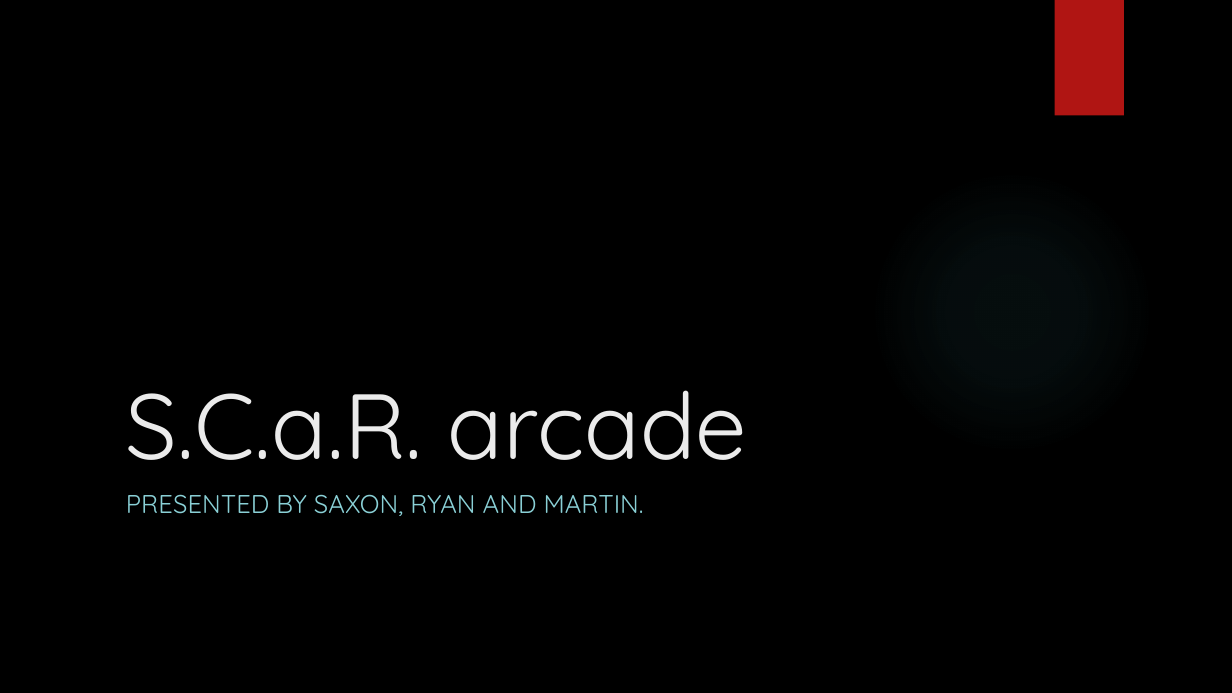
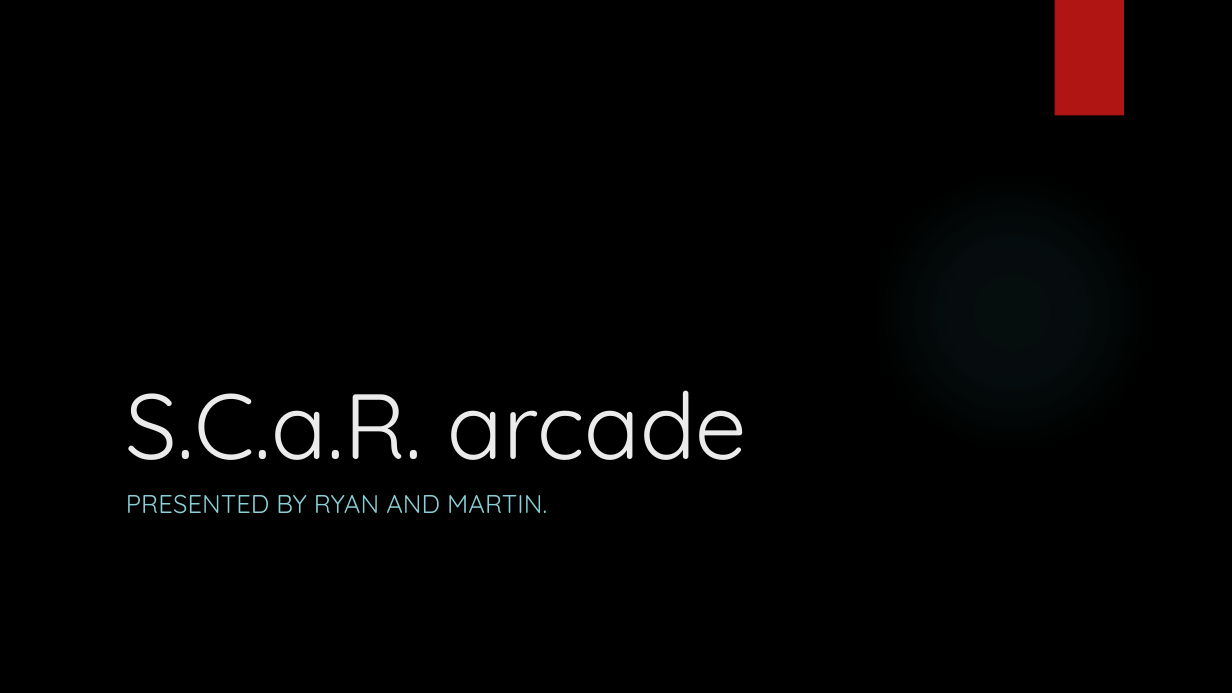
Before and after one commit to IgnitionOrk/SCaR_Arcade, a slide deck: slide 1 of SCaRArcade.pptx. Drawn at 1232x693 pixels with LibreOffice and Linux fonts; fonts in the diff are those of the drawing; background and template pictures are left out. Boxes give left, top, right and bottom in pixels: in the first picture for what was removed or moved away, otherwise in the second. Text is boxed around its words. In the diff, an @@ line names an element or a change of style, - is before the commit and + after.

```diff
--- a/SCaRArcade.pptx
+++ b/SCaRArcade.pptx
@@ subtitle at (x1=126, y1=494, x2=547, y2=514): text changed @@
-PRESENTED BY SAXON, RYAN AND MARTIN.
+PRESENTED BY RYAN AND MARTIN.
```
Also in this commit, not shown: 8 other slides changed, 3 slides added, 8 slides removed, 1 other file.
